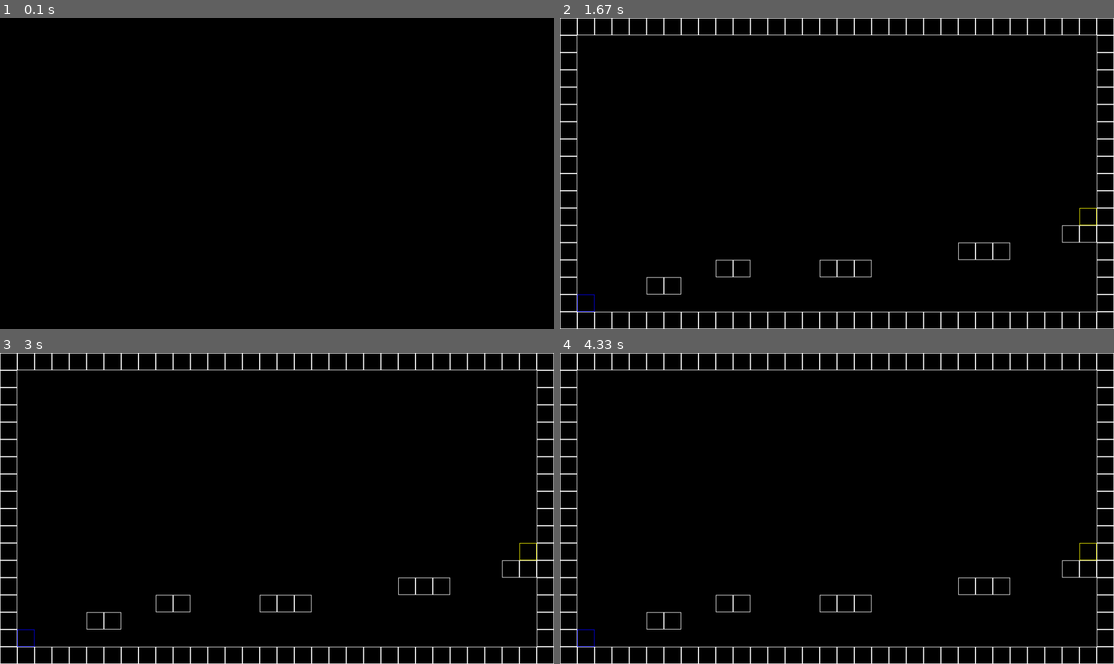
Above: before the commit, frames 1-4 (two rows, left to right).
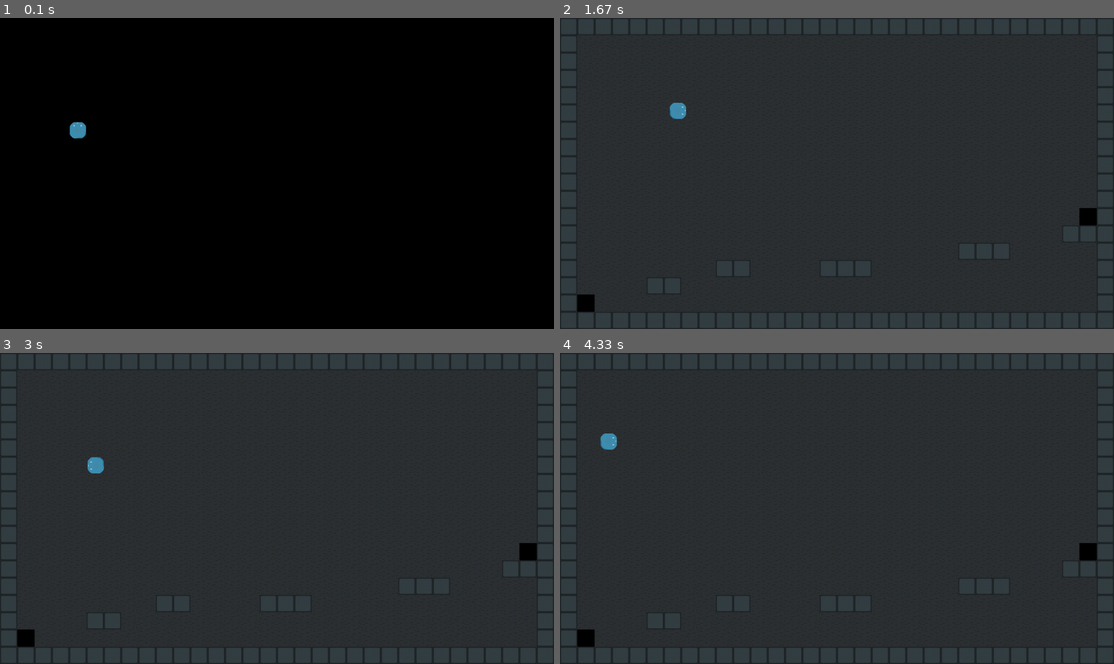
Above: after the commit, the same moments.

Repository: Veluon/PYGame
Game: pygame game, started from main.py
The game is run twice, just before and just after one commit, with the same random seed, the same clock (stepped at 60 frames per second) and the same inputs.
Inputs:
- Up to frame 1 (0.1 s): no input
- Up to frame 2 (1.67 s): tap Space at 0.33 s; hold D 0.67-1.13 s; hold W 1.17-1.47 s; hold D from 1.5 s (still down)
- Up to frame 3 (3 s): release D at 1.97 s; hold A 2-2.53 s; hold S 2.57-2.87 s; hold Shift from 2.9 s (still down); hold A from 2.9 s (still down)
- Up to frame 4 (4.33 s): release Shift at 3.3 s; release A at 3.3 s; hold A 3.33-3.73 s; hold W 3.77-4.13 s; hold D from 4.17 s (still down)

The runs differ from the first frame. In frame 1, 0.1% of the frame differs, in the area x 12-16%, y 33-39%; in frame 2, 99%, in the area x 0-100%, y 0-100%; in frame 3, 99%; in frame 4, 99%.

Commit message:
0.2 Test Version # SPACE - создание уровня wasd - перемещение SHIFT - ускорение # Новое Добавил столкновение персонажа и объектов

Diff:
--- a/main.py
+++ b/main.py
@@ -3,16 +3,8 @@
 import os
 
 
-def load_image(name, colorkey=None):
-    fullname = os.path.join('data_04', name)
-    image = pygame.image.load(fullname)
-    if colorkey is not None:
-        image = image.convert()
-        if colorkey == -1:
-            colorkey = image.get_at((0, 0))
-        image.set_colorkey(colorkey)
-    else:
-        image = image.convert_alpha()
+def load_image(name):
+    image = pygame.image.load(name)
     return image
 
 
@@ -26,84 +18,159 @@
     return result
 
 
-class Board:
-    # создание поля
-    def __init__(self, board_load):
-        self.width = 32
-        self.height = 18
-        self.board = board_load
-        # значения по умолчанию
-        self.left = 0
-        self.top = 0
-        self.cell_size = 32
-
-    # настройка внешнего вида
-    def set_view(self, left, top, cell_size):
-        self.left = left
-        self.top = top
-        self.cell_size = cell_size
-
-    def render(self, arg):
-        for w in range(self.width):
-            for h in range(self.height):
-                if self.board[h][w] == "O":
-                    pygame.draw.rect(arg, "white", (self.left + w * self.cell_size,
-                                                    self.top + h * self.cell_size,
-                                                    self.cell_size,
-                                                    self.cell_size), 1)
-                elif self.board[h][w] == "W":
-                    pygame.draw.rect(arg, "yellow", (self.left + w * self.cell_size,
-                                                     self.top + h * self.cell_size,
-                                                     self.cell_size,
-                                                     self.cell_size), 1)
-                elif self.board[h][w] == "S":
-                    pygame.draw.rect(arg, "blue", (self.left + w * self.cell_size,
-                                                   self.top + h * self.cell_size,
-                                                   self.cell_size,
-                                                   self.cell_size), 1)
-
-
-class MainCharacter(pygame.sprite.Sprite):
-    image = None
-
-    def __init__(self, *group, size=(500, 500)):
-        # НЕОБХОДИМО вызвать конструктор родительского класса Sprite. Это очень важно !!!
-        super().__init__(*group)
-        # if MainCharacter.image is None:
-        # MainCharacter.image = load_image("boom.png")
-        # self.image = MainCharacter.image
-        # width, height = size
-        # self.rect = self.image.get_rect()
-        # self.rect.x = random.randrange(width - self.image.get_rect().width)
-        # self.rect.y = random.randrange(height - self.image.get_rect().height)
-
-    def update(self, *args):
-        if args and args[0].type == pygame.MOUSEBUTTONDOWN and self.rect.collidepoint(args[0].pos):
-            self.image = self.image
-
-
 def main():
     pygame.init()
     size = 1024, 576
     screen = pygame.display.set_mode(size)
     pygame.display.set_caption('Game')
+    clock = pygame.time.Clock()
+    FPS = 60
+
+    # классы
+
+    class CollideObject(pygame.sprite.Sprite):
+        def __init__(self, x, y, name):
+            pygame.sprite.Sprite.__init__(self)
+            self.image = pygame.Surface((32, 32))
+            self.image = load_image(name)
+            self.rect = self.image.get_rect()
+            self.rect.x = x
+            self.rect.y = y
+
+        def update(self):
+            self.rect = self.rect
+
+    class Board:
+        # создание поля
+        def __init__(self, board_load):
+            self.width = 32
+            self.height = 18
+            self.board = board_load
+            # значения по умолчанию
+            self.left = 0
+            self.top = 0
+            self.cell_size = 32
+
+        # настройка внешнего вида
+        def set_view(self, left, top, cell_size):
+            self.left = left
+            self.top = top
+            self.cell_size = cell_size
+
+        def render(self, arg):
+            for w in range(self.width):
+                for h in range(self.height):
+                    if self.board[h][w] == "O":
+                        create_obj = CollideObject(self.left + w * self.cell_size, self.top + h * self.cell_size,
+                                                   "data/sprites/objects/wall1.jpg")
+                        collide_sprites.add(create_obj)
+                        all_sprites.add(create_obj)
+
+                    elif self.board[h][w] == "#":
+                        create_obj = CollideObject(self.left + w * self.cell_size, self.top + h * self.cell_size,
+                                                   "data/sprites/objects/floor1.jpg")
+                        all_sprites.add(create_obj)
+
+                    elif self.board[h][w] == "W":
+                        pygame.draw.rect(arg, "yellow", (self.left + w * self.cell_size,
+                                                         self.top + h * self.cell_size,
+                                                         self.cell_size,
+                                                         self.cell_size), 1)
+                    elif self.board[h][w] == "S":
+                        pygame.draw.rect(arg, "blue", (self.left + w * self.cell_size,
+                                                       self.top + h * self.cell_size,
+                                                       self.cell_size,
+                                                       self.cell_size), 1)
+
+    class MainCharacter(pygame.sprite.Sprite):
+
+        def __init__(self):
+            super().__init__()
+            self.image = pygame.Surface((32, 32))
+            self.image = load_image("data/sprites/character/character_up.png")
+            self.rect = self.image.get_rect()
+            self.rect.x = 4 * 32
+            self.rect.y = 6 * 32
+            self.v = 2
+
+            self.w_move = False
+            self.s_move = False
+            self.a_move = False
+            self.d_move = False
+
+        def update(self, *args):
+            self.rect = self.rect
+            if self.w_move:
+                self.image = load_image("data/sprites/character/character_up.png")
+                self.rect.y -= self.v
+                if pygame.sprite.spritecollideany(self, collide_sprites):
+                    self.rect.y += self.v
+            if self.s_move:
+                self.image = load_image("data/sprites/character/character_down.png")
+                self.rect.y += self.v
+                if pygame.sprite.spritecollideany(self, collide_sprites):
+                    self.rect.y -= self.v
+            if self.a_move:
+                self.image = load_image("data/sprites/character/character_left.png")
+                self.rect.x -= self.v
+                if pygame.sprite.spritecollideany(self, collide_sprites):
+                    self.rect.x += self.v
+            if self.d_move:
+                self.image = load_image("data/sprites/character/character_right.png")
+                self.rect.x += self.v
+                if pygame.sprite.spritecollideany(self, collide_sprites):
+                    self.rect.x -= self.v
 
     # поле
-    board_start = [[0] * 32 for _ in range(18)]
-    board = Board(board_start)
+    board_log = [[0] * 32 for _ in range(18)]
+    board = Board(board_log)
 
     # группа, содержащая все спрайты
+    collide_sprites = pygame.sprite.Group()
     all_sprites = pygame.sprite.Group()
+    character_group = pygame.sprite.Group()
+    character = MainCharacter()
+    character_group.add(character)
+
+    # Всякое
 
     running = True
     while running:
+        clock.tick(FPS)
+        all_sprites.update()
+        character_group.update()
         for event in pygame.event.get():
             if event.type == pygame.QUIT:
                 running = False
             if event.type == pygame.KEYDOWN:
                 if event.key == pygame.K_SPACE:
                     load_file = open("data/locations/lvl1.txt", "r")
-                    board = Board(decode(load_file))
+                    board_log = decode(load_file)
+                    board = Board(board_log)
+                    board.render(screen)
+                    character_group.draw(screen)
+                if event.key == pygame.K_w:
+                    character.w_move = True
+                if event.key == pygame.K_s:
+                    character.s_move = True
+                if event.key == pygame.K_a:
+                    character.a_move = True
+                if event.key == pygame.K_d:
+                    character.d_move = True
+                if event.key == pygame.K_LSHIFT:
+                    character.v = 3
+            if event.type == pygame.KEYUP:
+                if event.key == pygame.K_w:
+                    character.w_move = False
+                if event.key == pygame.K_s:
+                    character.s_move = False
+                if event.key == pygame.K_a:
+                    character.a_move = False
+                if event.key == pygame.K_d:
+                    character.d_move = False
+                if event.key == pygame.K_LSHIFT:
+                    character.v = 2
+
             if event.type == pygame.MOUSEBUTTONDOWN:
                 x, y = event.pos
                 x = x // board.cell_size
@@ -114,9 +181,9 @@
                     pos = x, y
                 print(pos)
         screen.fill((0, 0, 0))
-        board.render(screen)
+        all_sprites.draw(screen)
+        character_group.draw(screen)
         pygame.display.flip()
-        all_sprites.draw(screen)
 
 
 if __name__ == '__main__':
Binary file added: data/sprites/character/character_down.png
Binary file added: data/sprites/character/character_left.png
Binary file added: data/sprites/character/character_right.png
Binary file added: data/sprites/character/character_up.png
Binary file added: data/sprites/objects/floor1.jpg
Binary file added: data/sprites/objects/wall1.jpg
